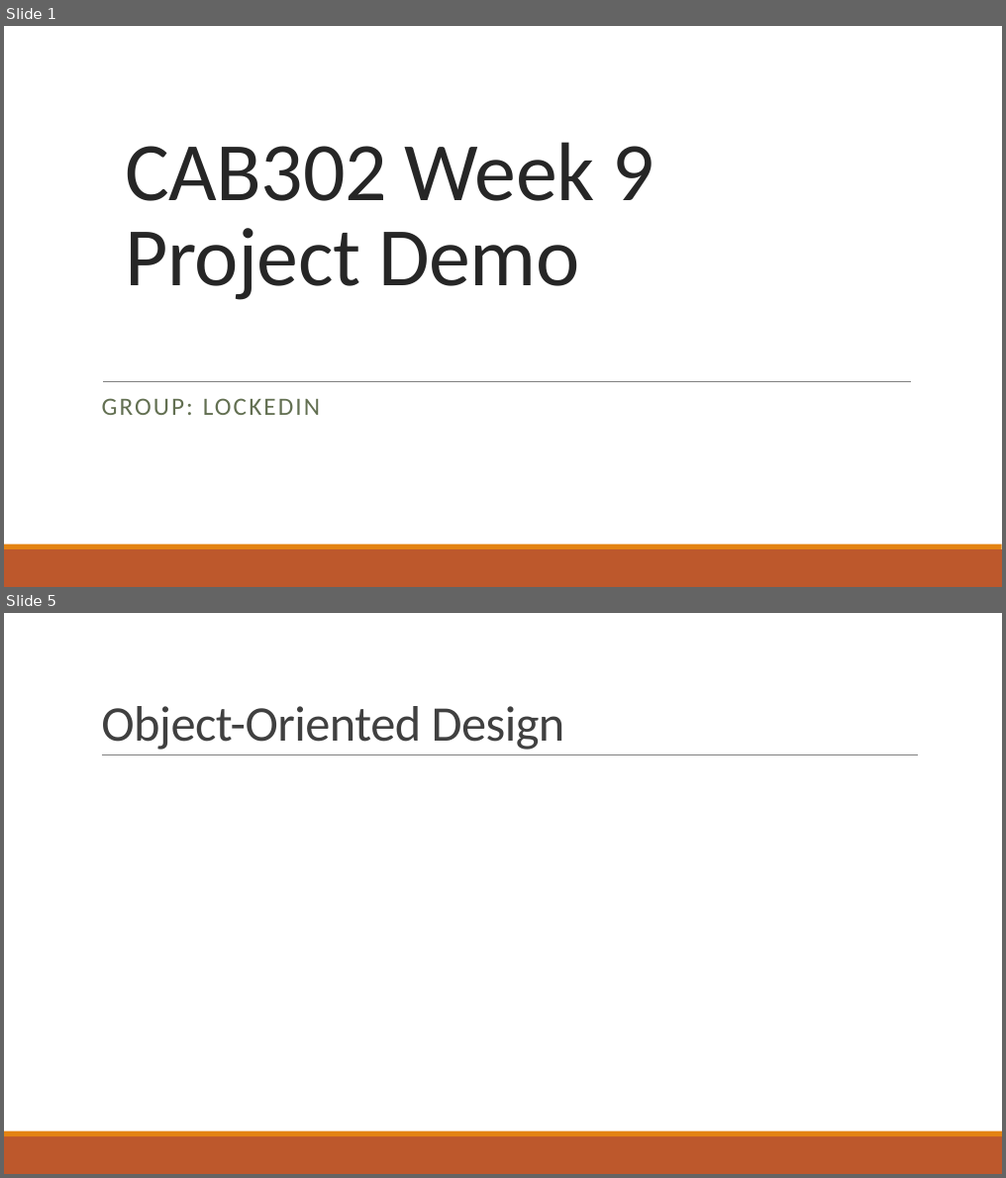
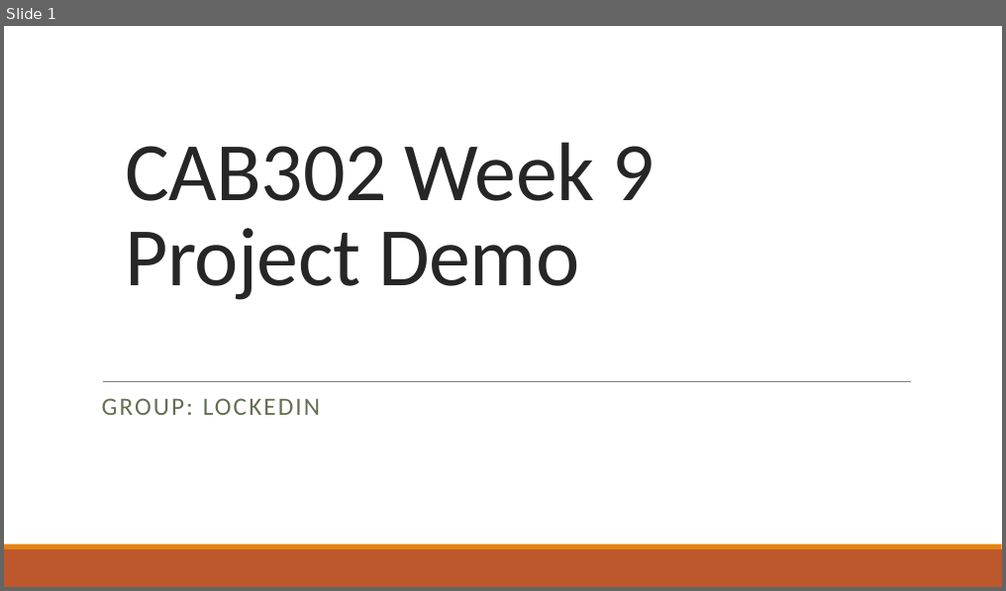
Before and after one commit to Kipkangaroo/CAB302_Project, a slide deck: Resources/Week 9 Video/Week 9 Video Presentation.pptx. Shown one above the other, each under a label of ours: slides 1 and 5 before the commit, slide 1 after it; the slides between them are not shown. The pictures are 1006x1178 and 1006x591 pixels, drawn with LibreOffice and Linux fonts; fonts in the diff are those of the drawing. Boxes give left, top, right and bottom in pixels: in the first picture for what was removed or moved away, otherwise in the second. Text is boxed around its words. In the diff, an @@ line names an element or a change of style, - is before the commit and + after.

```diff
--- a/Resources/Week 9 Video/Week 9 Video Presentation.pptx
+++ b/Resources/Week 9 Video/Week 9 Video Presentation.pptx
@@ slide 5 removed at (x1=4, y1=613, x2=1002, y2=1174), background #FFFFFF; not listed: 2 template elements that a slide beside it also shows @@
@@ title removed at (x1=101, y1=706, x2=565, y2=750) @@
-Object-Oriented Design
@@ line removed from (102, 756) to (918, 756) @@
```
Also in this commit, not shown: 2 slides changed, 8 slides added, 3 other slides removed, 7 other files.
